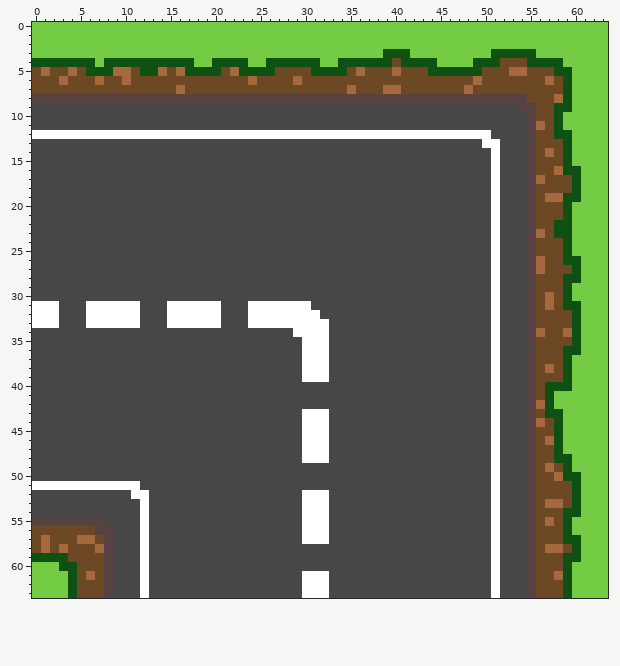
Two versions of one pixel-art sprite, src/main/resources/org/itdhbw/futurewars/tiles/Street/textures/CurveLeftToBottom.png. Above, as it was before the edit.
The file is 128x128 pixels, drawn in blocks of 2x2; one block is one cell here. Colours within 5 levels of each other are drawn and written as one.
New version:
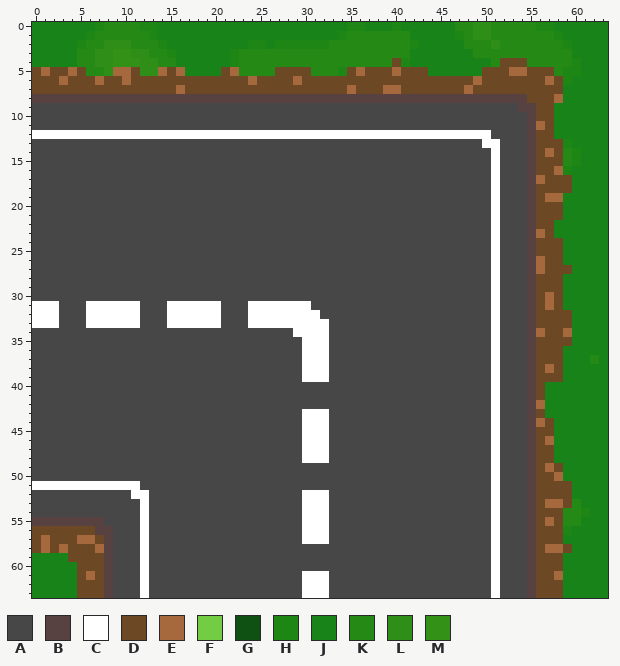
Palette (. is transparent): A #474747  B #584241  C #ffffff  D #6d4824  E #a5693d  F #73cc44  G #0f5112  H #1e8614  J #188318  K #258a15  L #2e8e18  M #349118
The edit:
Changed rows in their new state; - is an unchanged pixel.
first column x 0:
 0 JJJJJJJHKKKKHHJJJJJJJJJJJJJJJJJJJJJHHJJJHJJJJJJKKLLKKKKKHHJJJJJJ
 1 JJJJJJHKKKKKKHJJJJJJJJJJJJJJJJJJJJHKKKKKKKJJJJJHKLLKKKKKKKHJJJJJ
 2 JJJJJHKKLLLKKKHJJJJJJJJJHHJHHHHHHKKKKKKKKKHJJJJJKKKLKKKKKKKHJJJJ
 3 JJJJJKKLLMMLLKKHJJJJJJHKKKKKKKKKKKKKKKKKKKJJJJJJJKKKKKKKKKKKJJJJ
 4 JJJJJKKLLMMMLLKKJJJJJJHKKKKKKKKKKKKKKKKK-HJJJJJJJJJK---KKKKKHJJJ
 5 ------KKL---LL---JJJJ--KKKK----KKKH---------JJJJJJ--------KHHJJJ
 6 -----------------------------------------------------------HJJJJ
 7 -----------------------------------------------------------JJJJJ
 8 -----------------------------------------------------------JJJJJ
 9 ----------------------------------------------------------JJJJJJ
10 ----------------------------------------------------------JJJJJJ
11 ----------------------------------------------------------JJJJJJ
12 ----------------------------------------------------------JJJJJJ
13 -----------------------------------------------------------HJJJJ
14 -----------------------------------------------------------KHJJJ
15 -----------------------------------------------------------KHJJJ
16 -----------------------------------------------------------HJJJJ
17 ------------------------------------------------------------JJJJ
18 ------------------------------------------------------------JJJJ
19 -----------------------------------------------------------JJJJJ
20 -----------------------------------------------------------JJJJJ
21 -----------------------------------------------------------JJJJJ
22 ----------------------------------------------------------JJJJJJ
23 ----------------------------------------------------------JJJJJJ
24 -----------------------------------------------------------JJJJJ
25 -----------------------------------------------------------JJJJJ
26 -----------------------------------------------------------JJJJJ
27 ------------------------------------------------------------JJJJ
28 -----------------------------------------------------------JJJJJ
29 -----------------------------------------------------------JJJJJ
30 -----------------------------------------------------------JJJJJ
31 -----------------------------------------------------------JJJJJ
32 ------------------------------------------------------------JJJJ
33 ------------------------------------------------------------JJJJ
34 ------------------------------------------------------------JJJJ
35 ------------------------------------------------------------JJJJ
36 -----------------------------------------------------------JJJJJ
37 -----------------------------------------------------------JJJKJ
38 -----------------------------------------------------------JJJJJ
39 -----------------------------------------------------------JJJJJ
40 ---------------------------------------------------------JJJJJJJ
41 ---------------------------------------------------------JJJJJJJ
42 ---------------------------------------------------------JJJJJJJ
43 ---------------------------------------------------------JJJJJJJ
44 ----------------------------------------------------------JJJJJJ
45 ----------------------------------------------------------JJJJJJ
46 ----------------------------------------------------------JJJJJJ
47 ----------------------------------------------------------JJJJJJ
48 ----------------------------------------------------------JJJJJJ
49 -----------------------------------------------------------JJJJJ
50 -----------------------------------------------------------JJJJJ
51 ------------------------------------------------------------JJJJ
52 ------------------------------------------------------------JJJJ
53 ------------------------------------------------------------KJJJ
54 -----------------------------------------------------------KKHJJ
55 -----------------------------------------------------------KKJJJ
56 -----------------------------------------------------------HJJJJ
57 -----------------------------------------------------------JJJJJ
58 ------------------------------------------------------------JJJJ
59 JJJJ-------------------------------------------------------JJJJJ
60 JJJJJ------------------------------------------------------JJJJJ
61 JJJJJ------------------------------------------------------JJJJJ
62 JJJJJ------------------------------------------------------JJJJJ
63 JJJJJ------------------------------------------------------JJJJJ
Where, in picture pixels (left, top, right, bottom), the same in both pictures:
changed: (32, 22, 608, 598)
